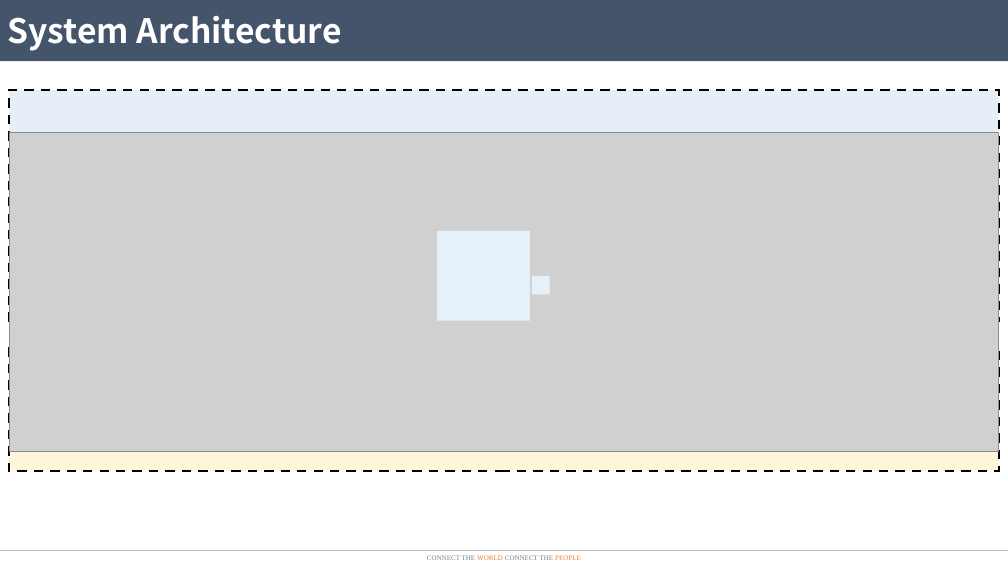
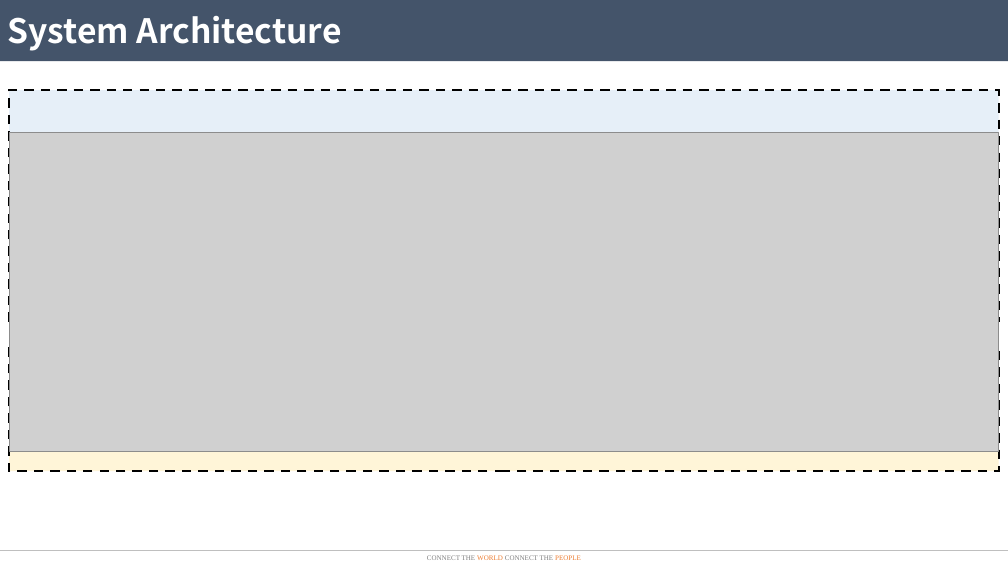
Before and after one commit to HaimanLiao/PwrCtrl_Read, a slide deck: slide 2 of US_Product_System_Design.pptx. Drawn at 1008x567 pixels with LibreOffice and Linux fonts; fonts in the diff are those of the drawing; grey boxes stand for pictures; background and template pictures are left out. Boxes give left, top, right and bottom in pixels: in the first picture for what was removed or moved away, otherwise in the second. Text is boxed around its words. In the diff, an @@ line names an element or a change of style, - is before the commit and + after.

```diff
--- a/US_Product_System_Design.pptx
+++ b/US_Product_System_Design.pptx
@@ rectangle removed at bbox=[437, 231, 530, 321] @@
@@ rectangle removed at bbox=[532, 276, 551, 294] @@
```
Also in this commit, not shown: 1 other slide changed, 6 other files.
